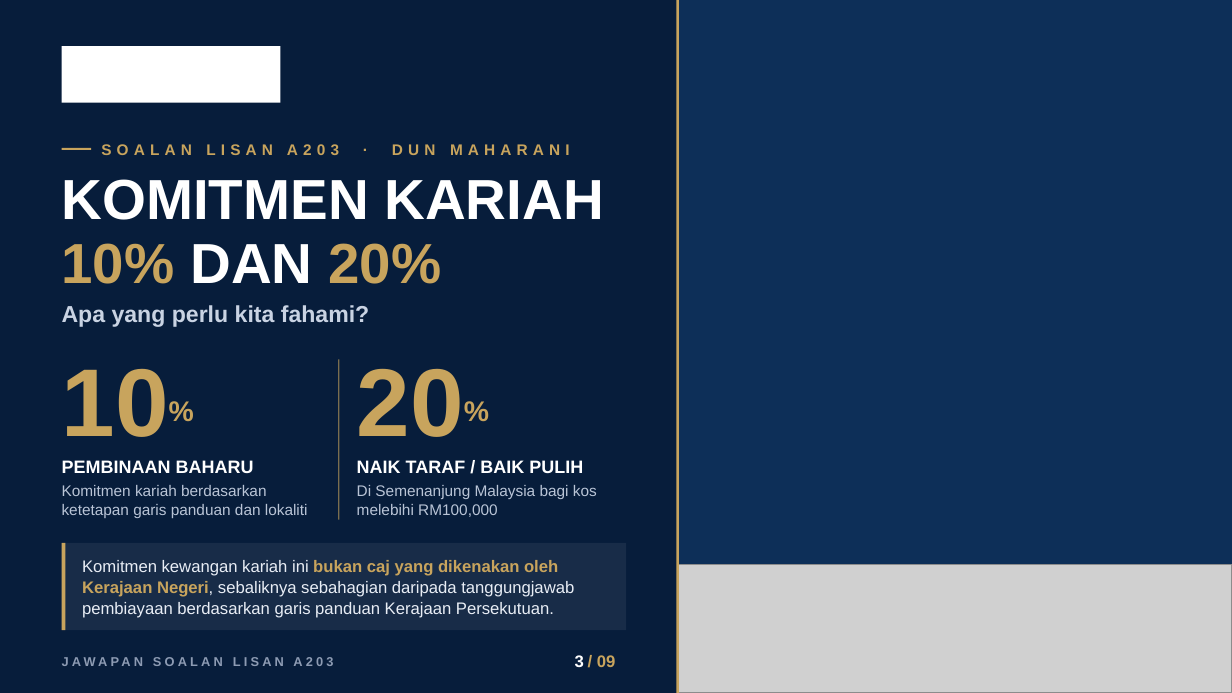
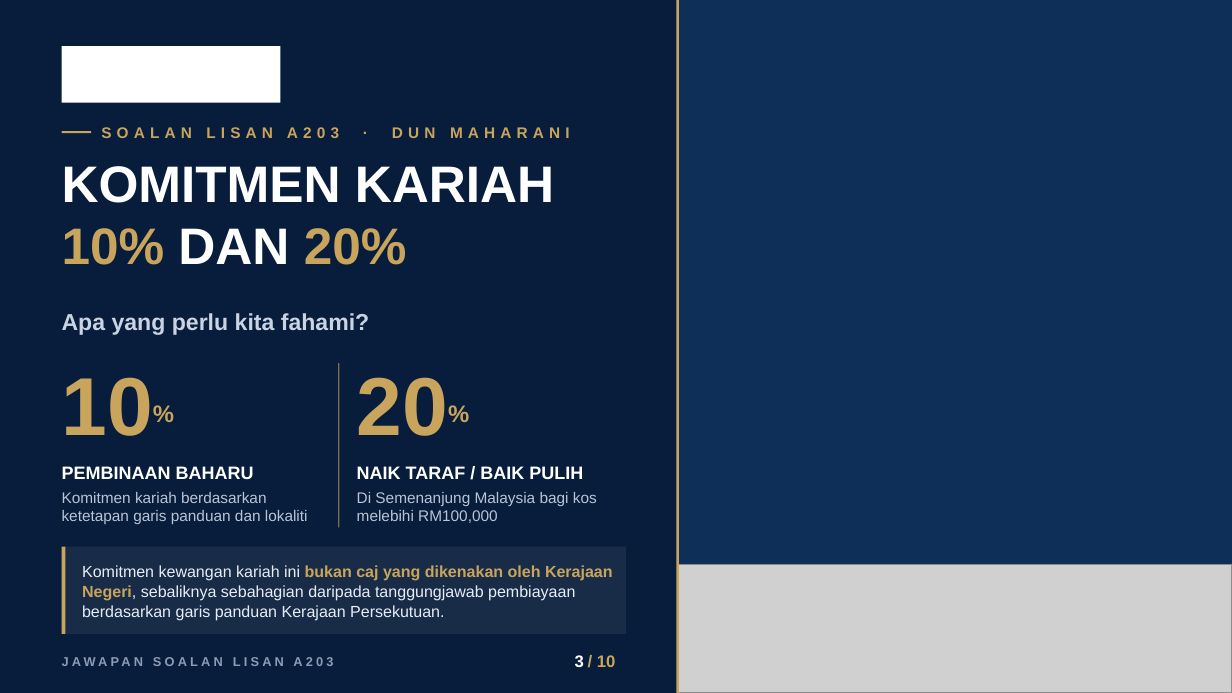
Before and after one commit to nawaljoe/Nawal, a slide deck: slide 3 of infografik-a203/pptx/A203_Infografik_16x9.pptx. Drawn at 1232x693 pixels with LibreOffice and Linux fonts; fonts in the diff are those of the drawing; grey boxes stand for pictures; background and template pictures are left out. Boxes give left, top, right and bottom in pixels: in the first picture for what was removed or moved away, otherwise in the second. Text is boxed around its words. In the diff, an @@ line names an element or a change of style, - is before the commit and + after.

```diff
--- a/infografik-a203/pptx/A203_Infografik_16x9.pptx
+++ b/infografik-a203/pptx/A203_Infografik_16x9.pptx
@@ line moved from (62, 149) - (91, 149) to (62, 132) - (91, 132) @@
@@ text "SOALAN LISAN A203 · DUN ...": place and size @@
-text "SOALAN LISAN A203 · DUN ..." at bbox=[101, 144, 570, 155]
+text "SOALAN LISAN A203 · DUN ..." at bbox=[101, 127, 570, 138]
@@ title "KOMITMEN KARIAH": place and size @@
-title "KOMITMEN KARIAH" at bbox=[62, 179, 603, 284]
+title "KOMITMEN KARIAH" at bbox=[62, 166, 554, 265]
@@ title "KOMITMEN KARIAH" at bbox=[62, 166, 554, 265]: size 44 to 40 pt; line spacing 0.95 to 1 @@
@@ text "Apa yang perlu kita fahami?": place and size @@
-text "Apa yang perlu kita fahami?" at bbox=[62, 305, 369, 327]
+text "Apa yang perlu kita fahami?" at bbox=[62, 313, 369, 335]
@@ text "10%" at bbox=[62, 377, 153, 436]: size 75 to 64 pt, size 38 to 32 pt in "10%" @@
@@ text "20%" at bbox=[357, 377, 448, 436]: size 75 to 64 pt, size 38 to 32 pt in "20%" @@
@@ line moved from (339, 360) - (339, 519) to (339, 363) - (339, 528) @@
@@ 4 texts, 2 rectangles: place and size @@
-4 texts, 2 rectangles at bbox=[62, 460, 627, 630]
+4 texts, 2 rectangles at bbox=[62, 466, 627, 634]
@@ text "Komitmen kewangan kariah ini bukan ..." at bbox=[82, 565, 613, 621]: size 13 to 12.5 pt @@
@@ text at bbox=[597, 655, 616, 667]: text changed @@
-/ 09
+/ 10
```
Also in this commit, not shown: 6 other slides changed, 1 slide added, 3 other files.
